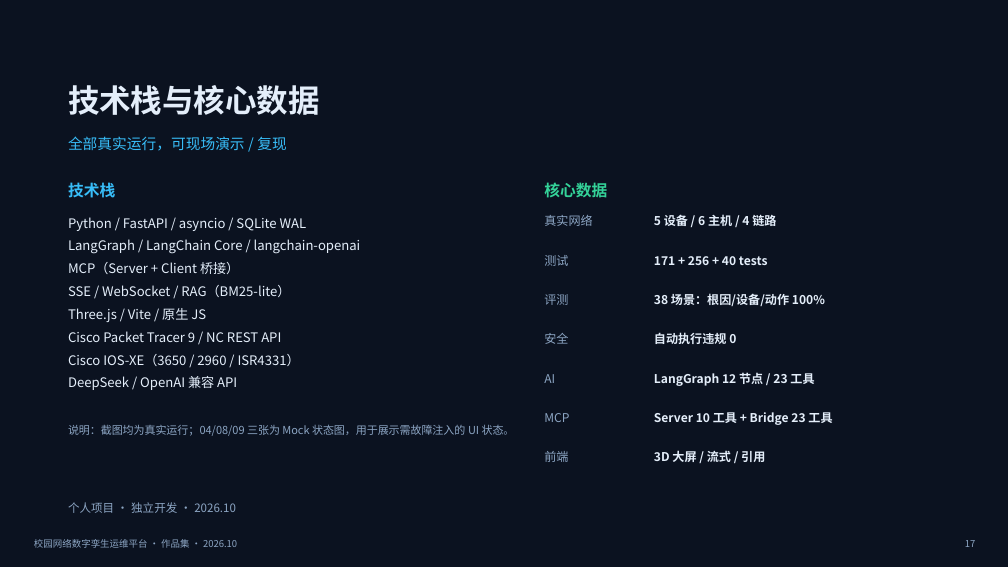
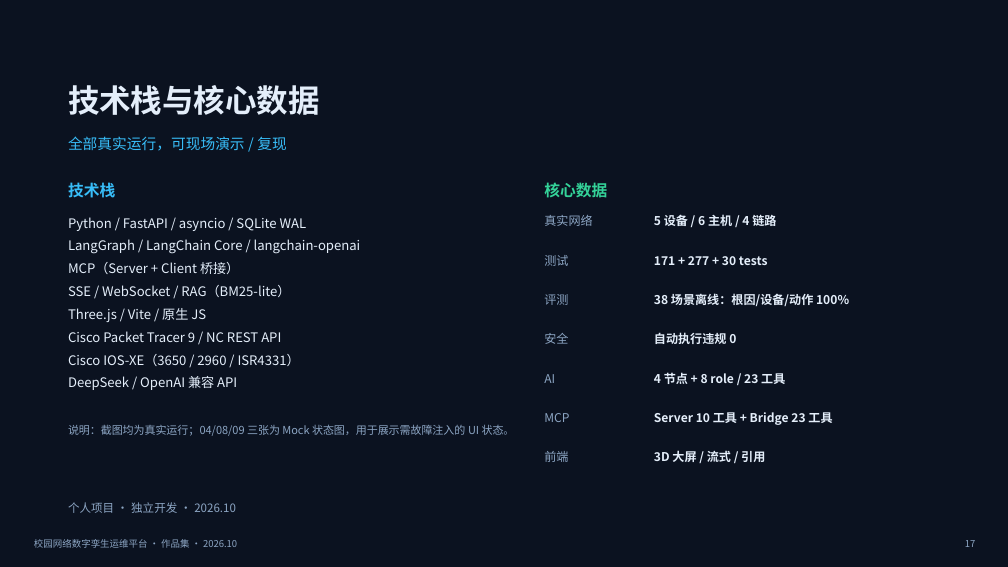
Before and after one commit to zz-147/campus-twin, a slide deck: slide 17 of docs/校园网络数字孪生运维平台-作品集.pptx. Drawn at 1008x567 pixels with LibreOffice and Linux fonts; fonts in the diff are those of the drawing. Boxes give left, top, right and bottom in pixels: in the first picture for what was removed or moved away, otherwise in the second. Text is boxed around its words. In the diff, an @@ line names an element or a change of style, - is before the commit and + after.

```diff
--- a/docs/校园网络数字孪生运维平台-作品集.pptx
+++ b/docs/校园网络数字孪生运维平台-作品集.pptx
@@ text at [654,256,768,265]: text changed @@
-171 + 256 + 40 tests
+171 + 277 + 30 tests
@@ text at [654,293,849,306]: text changed @@
-38 场景：根因/设备/动作 100%
+38 场景离线：根因/设备/动作 100%
@@ text at [654,372,785,384]: text changed @@
-LangGraph 12 节点 / 23 工具
+4 节点 + 8 role / 23 工具
```
Also in this commit, not shown: 3 other slides changed, 8 other files.
